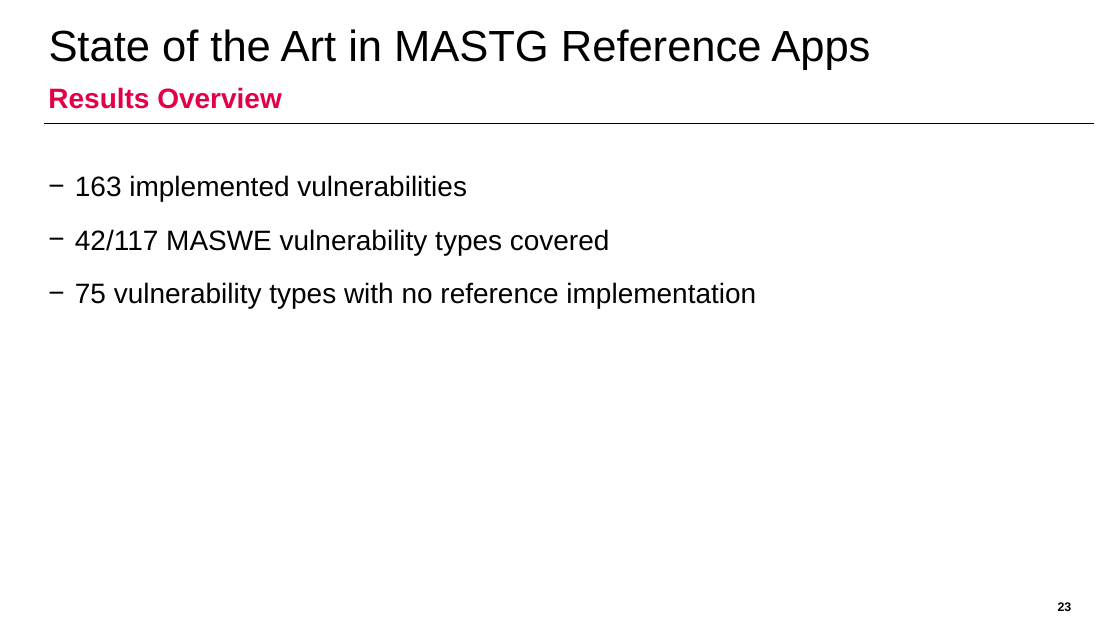
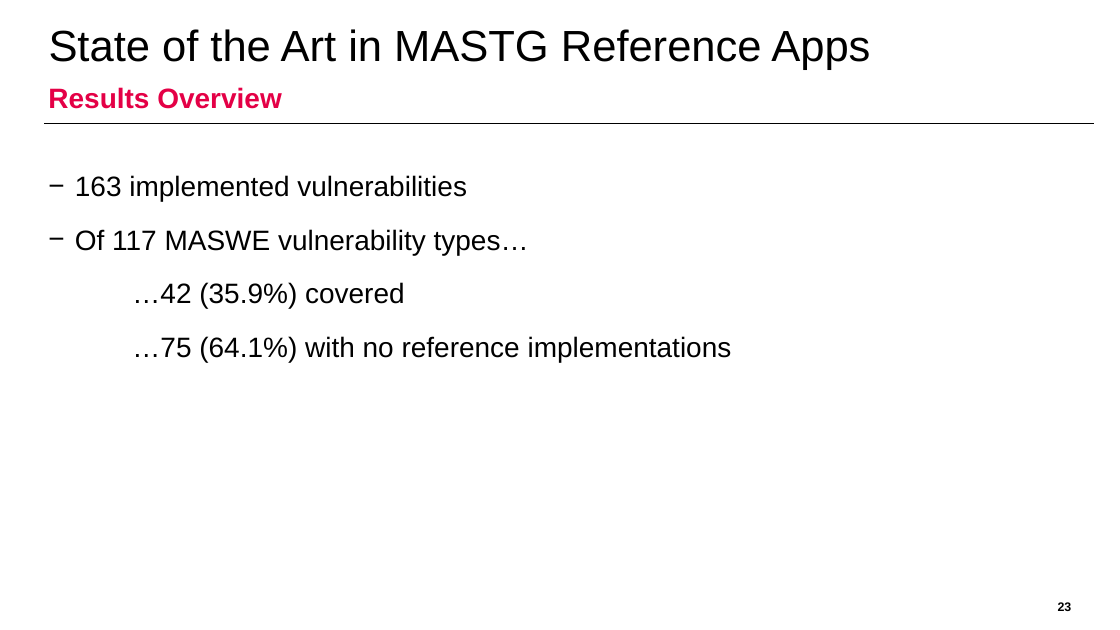
Before and after one commit to domi-cmd/Reference_Application_for_OWASP_MASTG, a slide deck: slide 23 of dev_documents/presentation/ba_thesis_presentation_kronig.pptx. Drawn at 1120x630 pixels with LibreOffice and Linux fonts; fonts in the diff are those of the drawing; background and template pictures are left out. Boxes give left, top, right and bottom in pixels: in the first picture for what was removed or moved away, otherwise in the second. Text is boxed around its words. In the diff, an @@ line names an element or a change of style, - is before the commit and + after.

```diff
--- a/dev_documents/presentation/ba_thesis_presentation_kronig.pptx
+++ b/dev_documents/presentation/ba_thesis_presentation_kronig.pptx
@@ text at [75,229,732,362]: text changed @@
-− 42/117 MASWE vulnerability types covered
-− 75 vulnerability types with no reference implementation
+− Of 117 MASWE vulnerability types…
+…42 (35.9%) covered
+…75 (64.1%) with no reference implementations
```
Also in this commit, not shown: 10 other slides changed.
